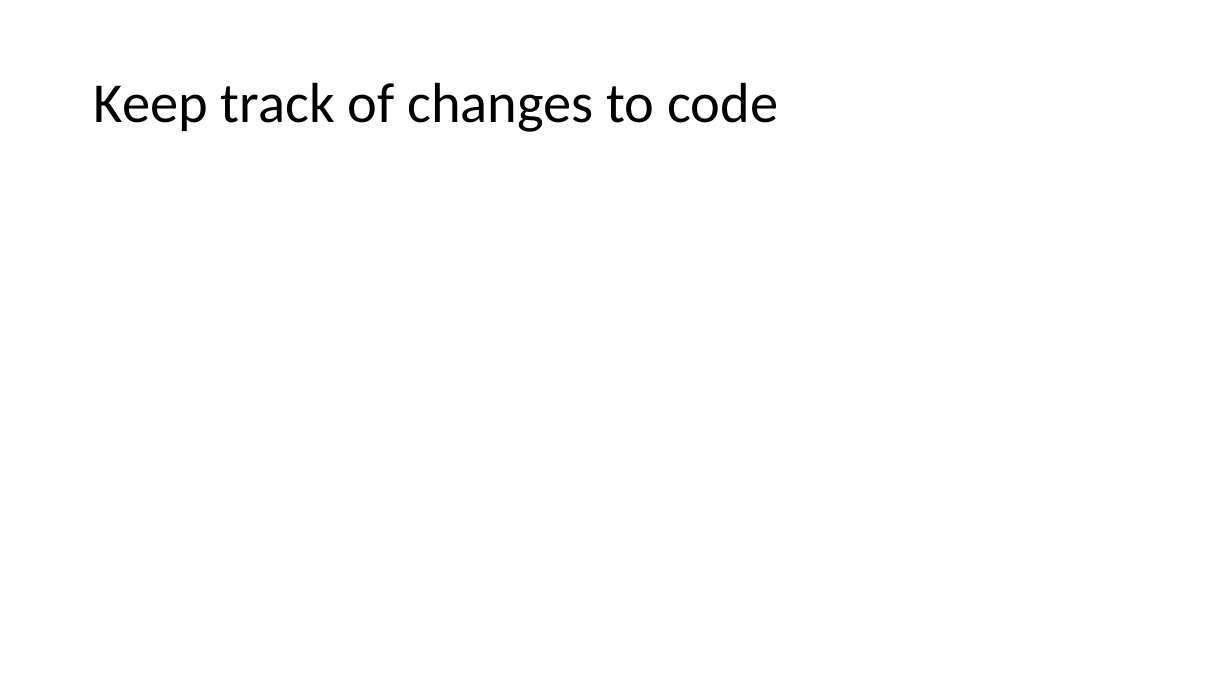
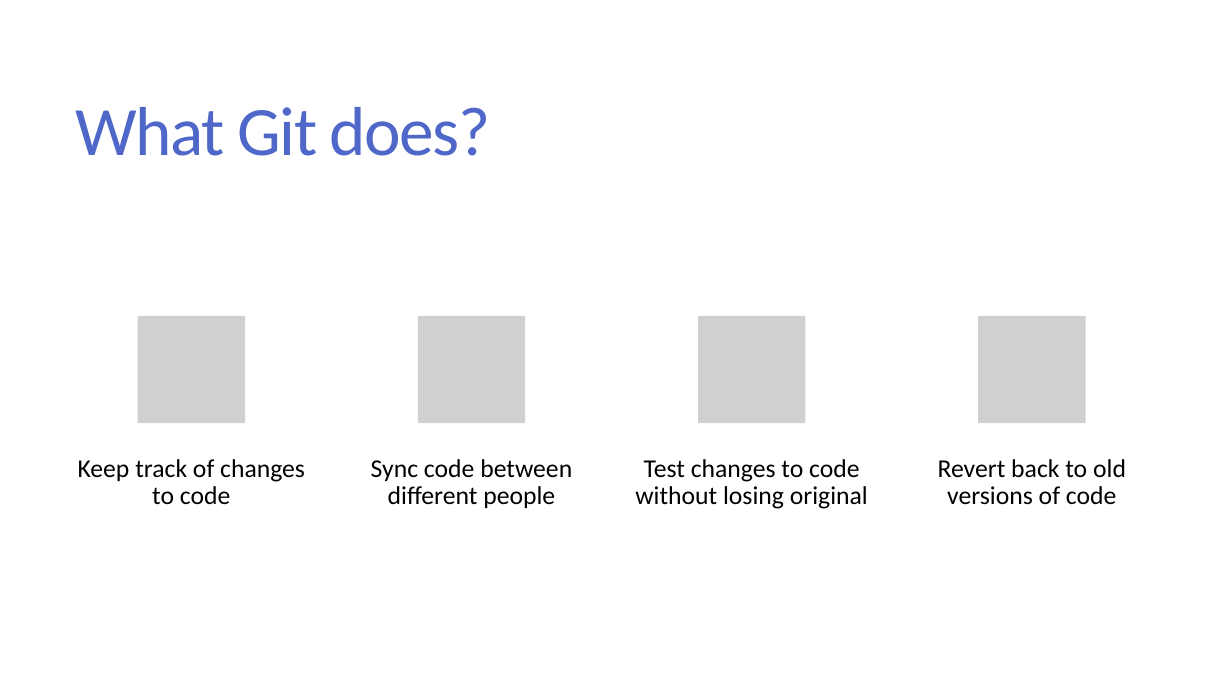
Before and after one commit to diwashrestha/program-and-talks, a slide deck: slide 5 of Working with git and GitHub/Working with Git and GitHub.pptx (slide 6 before the commit). Drawn at 1232x693 pixels with LibreOffice and Linux fonts; fonts in the diff are those of the drawing; grey boxes stand for pictures. Boxes give left, top, right and bottom in pixels: in the first picture for what was removed or moved away, otherwise in the second. Text is boxed around its words. In the diff, an @@ line names an element or a change of style, - is before the commit and + after.

```diff
--- a/Working with git and GitHub/Working with Git and GitHub.pptx
+++ b/Working with git and GitHub/Working with Git and GitHub.pptx
@@ title added at bbox=[76, 107, 491, 156], 54 pt, text #4E67C8 @@
+What Git does?
@@ text "Keep track of changes to ...": place and size @@
-text "Keep track of changes to ..." at bbox=[94, 82, 778, 132]
+text "Keep track of changes to ..." at bbox=[78, 459, 305, 504]
@@ text "Keep track of changes to ..." at bbox=[78, 459, 305, 504]: size 44 to 20 pt; alignment left to centre; more space between paragraphs; vertical alignment middle to top @@
@@ group added at bbox=[138, 316, 1126, 509]: 4 pictures, 3 texts @@
+Sync code between different people
+Test changes to code without losing original
+Revert back to old versions of code
```
Also in this commit, not shown: 4 other slides changed, 11 slides added, 4 slides removed.
